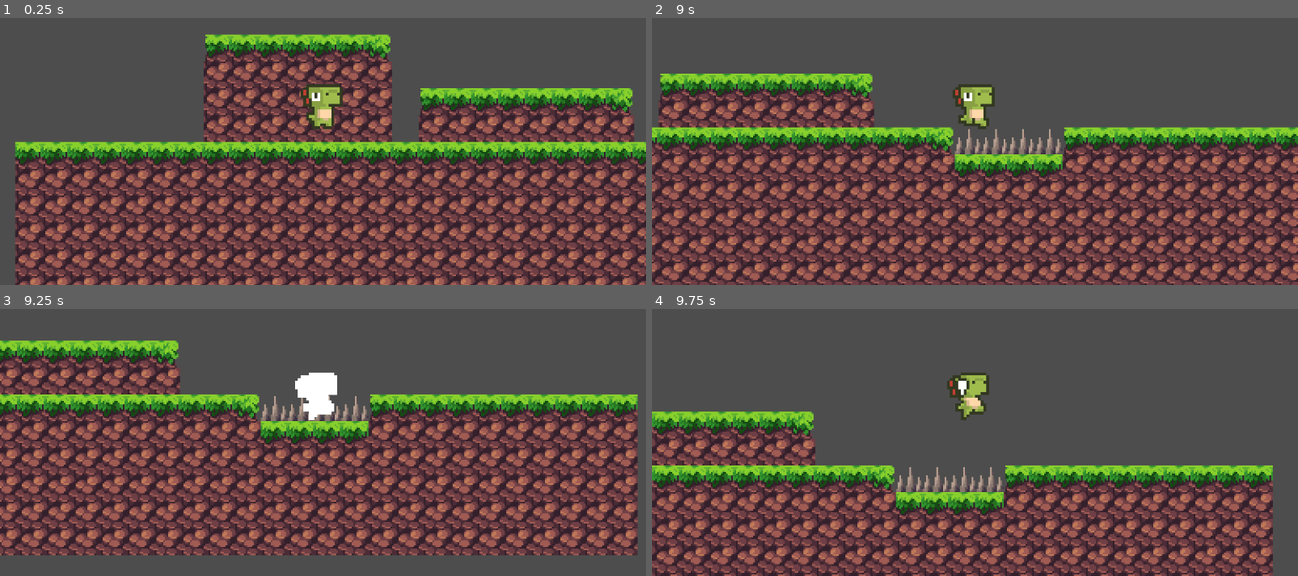
Above: before the commit, frames 1-4 (two rows, left to right).
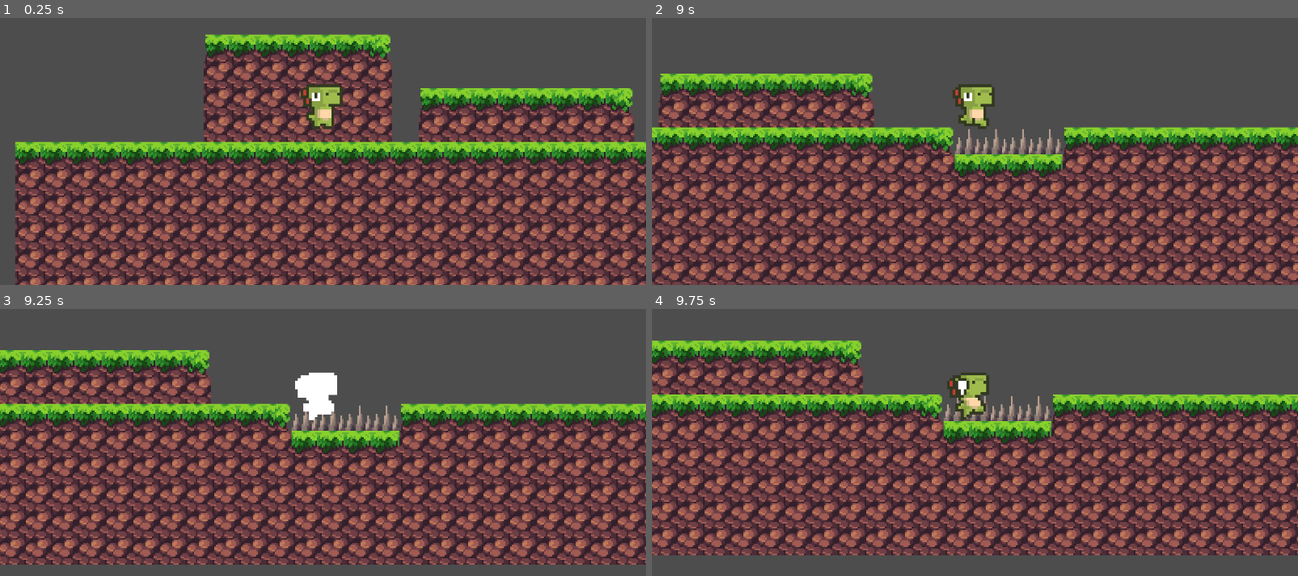
Above: after the commit, the same moments.

Repository: JoshW-7/GodotTutorial
Game: Godot game, scene res://level.tscn
Same seed, same stepped clock (60 frames per second), same inputs: the game is played once before the commit and once after it.
Inputs:
- Up to frame 1 (0.25 s): no input
- Up to frame 2 (9 s): tap Enter (ui_accept) at 0.5, 0.6, 0.77, 1.07, 1.35, 1.52, 1.82, 2.1, 2.85, 3.02, 3.32, 3.6, 3.77, 4.07, 4.35, 4.52, 4.82, 5.1, 5.85, 6.02, 6.32, 6.6, 6.77, 7.07, 7.35, 7.52, 7.82, 8.1, 8.85 s; hold Right (ui_right) 0.53-2.03 s; hold Left (ui_left) 2.03-2.78 s; hold Right (ui_right) 2.78-4.28 s; hold Left (ui_left) 4.28-5.03 s; hold Right (ui_right) 5.03-5.78 s; hold Left (ui_left) 5.78-7.28 s; hold Right (ui_right) from 7.28 s (still down)
- Up to frame 3 (9.25 s): keep holding Right (ui_right); tap Enter (ui_accept) at 9.02 s
- Up to frame 4 (9.75 s): tap Enter (ui_accept) at 9.32, 9.6 s; release Right (ui_right) at 9.53 s; hold Left (ui_left) from 9.53 s (still down)

Frames 1-2 are identical in both runs. In frame 3, 55% of the frame differs, in the area x 0-100%, y 11-96%; in frame 4, 61%, in the area x 0-100%, y 11-100%.

Commit message:
update

Diff:
--- a/Workshop1/level.tscn
+++ b/Workshop1/level.tscn
@@ -1,7 +1,8 @@
-[gd_scene load_steps=5 format=3 uid="uid://dwacy2escec00"]
+[gd_scene load_steps=6 format=3 uid="uid://dwacy2escec00"]
 
 [ext_resource type="Texture2D" uid="uid://bt5ceebnnbnt7" path="res://assets/tile_atlas.png" id="2_pacu2"]
 [ext_resource type="PackedScene" uid="uid://tqg41x1ap7uj" path="res://player.tscn" id="2_sihvs"]
+[ext_resource type="AudioStream" uid="uid://bono1o6u6jsdo" path="res://assets/04 - Bubble Daze.mp3" id="3_2w4jd"]
 
 [sub_resource type="TileSetAtlasSource" id="TileSetAtlasSource_7ijxr"]
 texture = ExtResource("2_pacu2")
@@ -1723,3 +1724,7 @@
 format = 2
 layer_0/z_index = -1
 layer_0/tile_data = PackedInt32Array(655360, 196608, 0, 655361, 196608, 0, 655362, 196608, 0, 655363, 196608, 0, 655364 …(5318 unchanged characters)…
+
+[node name="AudioStreamPlayer" type="AudioStreamPlayer" parent="."]
+stream = ExtResource("3_2w4jd")
+autoplay = true
--- a/Workshop1/player.gd
+++ b/Workshop1/player.gd
@@ -23,38 +23,39 @@
 	if not is_on_floor():
 		velocity.y += gravity * delta
 
-	# Handle Jump.
-	if Input.is_action_just_pressed("ui_accept") and is_on_floor():
-		velocity.y = JUMP_VELOCITY
-		$Jump.play()
-
-	# Get the input direction and handle the movement/deceleration.
-	# As good practice, you should replace UI actions with custom gameplay actions.
-	var direction = Input.get_axis("ui_left", "ui_right")
-	if direction:
-		velocity.x = direction * SPEED
-	else:
-		velocity.x = move_toward(velocity.x, 0, SPEED)
-
-	move_and_slide()
-
 	match state:
 		State.NORMAL:
+			# Handle Jump.
+			if Input.is_action_just_pressed("ui_accept") and is_on_floor():
+				velocity.y = JUMP_VELOCITY
+				$Jump.play()
+
+			# Get the input direction and handle the movement/deceleration.
+			# As good practice, you should replace UI actions with custom gameplay actions.
+			var direction = Input.get_axis("ui_left", "ui_right")
+			if direction:
+				velocity.x = direction * SPEED
+			else:
+				velocity.x = move_toward(velocity.x, 0, SPEED)
+
 			if velocity.x != 0:
 				$AnimationPlayer.play("walk")
 			else:
 				$AnimationPlayer.play("idle")
 
-			if Input.is_action_just_pressed("ui_left"):
+			if Input.is_action_pressed("ui_left"):
 				$Sprite2D.flip_h = true
-			elif Input.is_action_just_pressed("ui_right"):
+			elif Input.is_action_pressed("ui_right"):
 				$Sprite2D.flip_h = false
 		State.HIT:
 			pass
 
+	move_and_slide()
+
 
 func _on_area_2d_body_entered(body):
 	state = State.HIT
+	velocity = Vector2.ZERO
 	$Hit.play()
 	$AnimationPlayer.play("hit")
 	await $AnimationPlayer.animation_finished
Not shown, added: Workshop1/assets/04 - Bubble Daze.mp3.import
Not shown, added: Workshop0/assets/04 - Bubble Daze.mp3
Not shown, added: Workshop0/assets/04 - Bubble Daze.mp3.import
Not shown, added: Workshop1/assets/04 - Bubble Daze.mp3
Not shown, added: Workshop1/plaAD09.tmp
